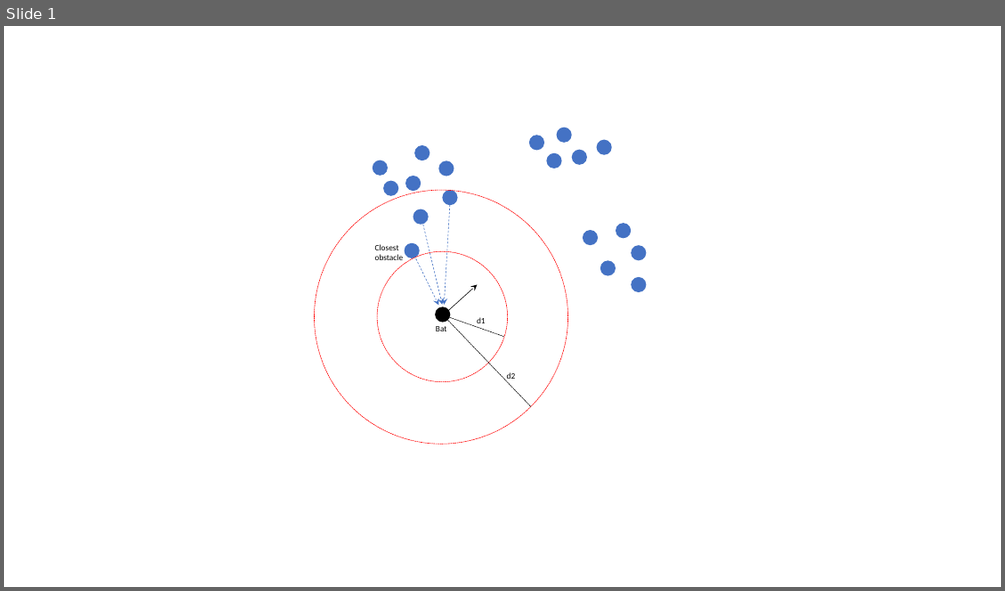
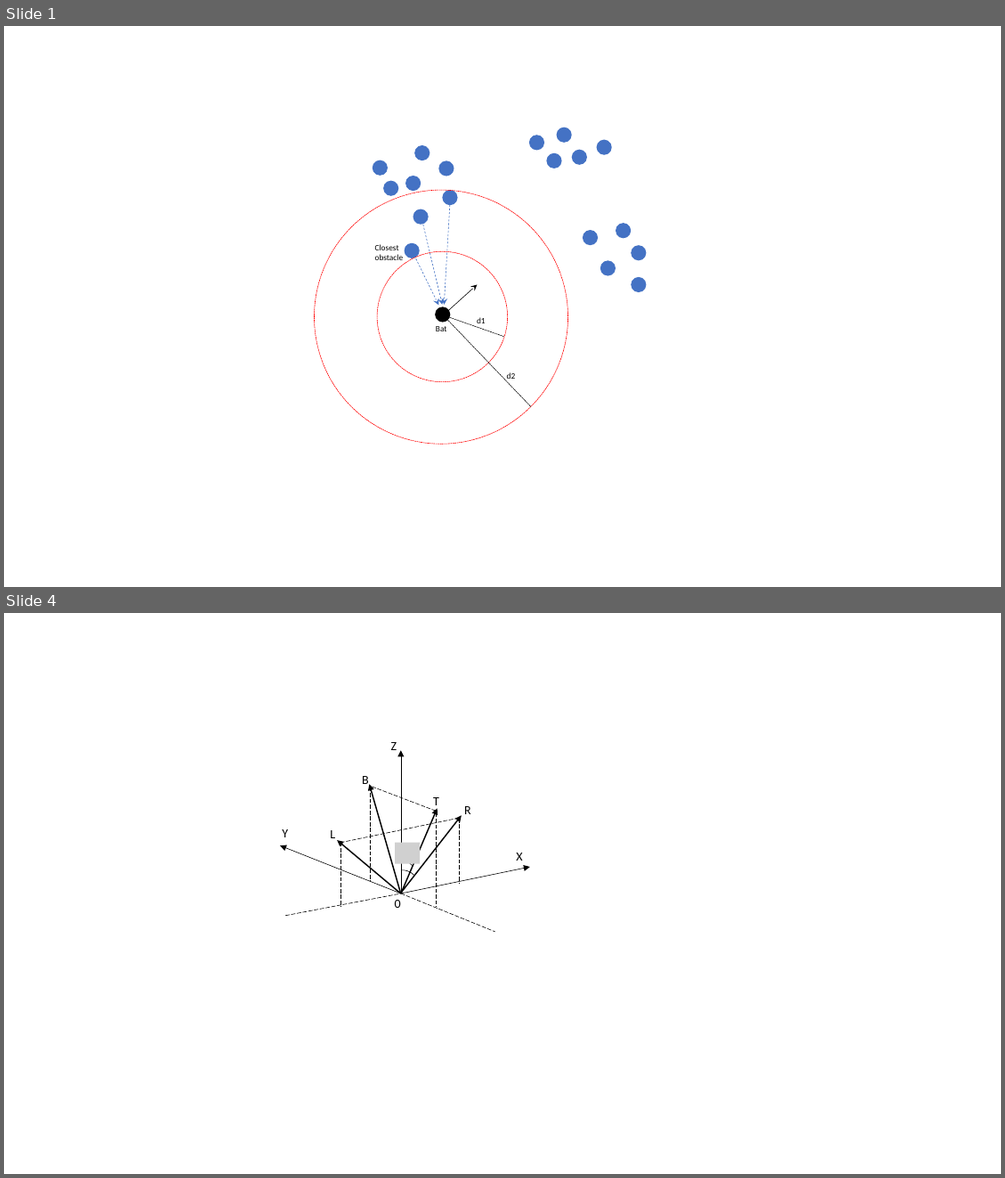
Before and after one commit to ShawnBei/3DSensorimotorObstacleAvoidance, a slide deck: img/Presentation1.pptx. Shown one above the other, each under a label of ours: slide 1 before the commit, slides 1 and 4 after it; the slides between them are not shown. The pictures are 1005x591 and 1005x1178 pixels, drawn with LibreOffice and Linux fonts; fonts in the diff are those of the drawing; grey boxes stand for pictures; background and template pictures are left out. Boxes give left, top, right and bottom in pixels: in the first picture for what was removed or moved away, otherwise in the second. Text is boxed around its words. In the diff, an @@ line names an element or a change of style, - is before the commit and + after.

```diff
--- a/img/Presentation1.pptx
+++ b/img/Presentation1.pptx
@@ slide 4 added at <box>4,613,1001,1174</box>, background #FFFFFF @@
@@ picture added at <box>395,843,420,864</box> @@
@@ arc (boxed as its full ellipse) added at <box>382,855,419,890</box>, outline #000000 0.5 pt @@
@@ arc (boxed as its full ellipse) added at <box>385,868,419,898</box>, outline #000000 0.5 pt @@
@@ group added at <box>280,742,530,932</box>: 8 lines, 8 texts, 7 arrows @@
+Z
+Y
+X
+B
+T
+R
+L
+0
```
Also in this commit, not shown: 4 other slides added, 18 other files.
